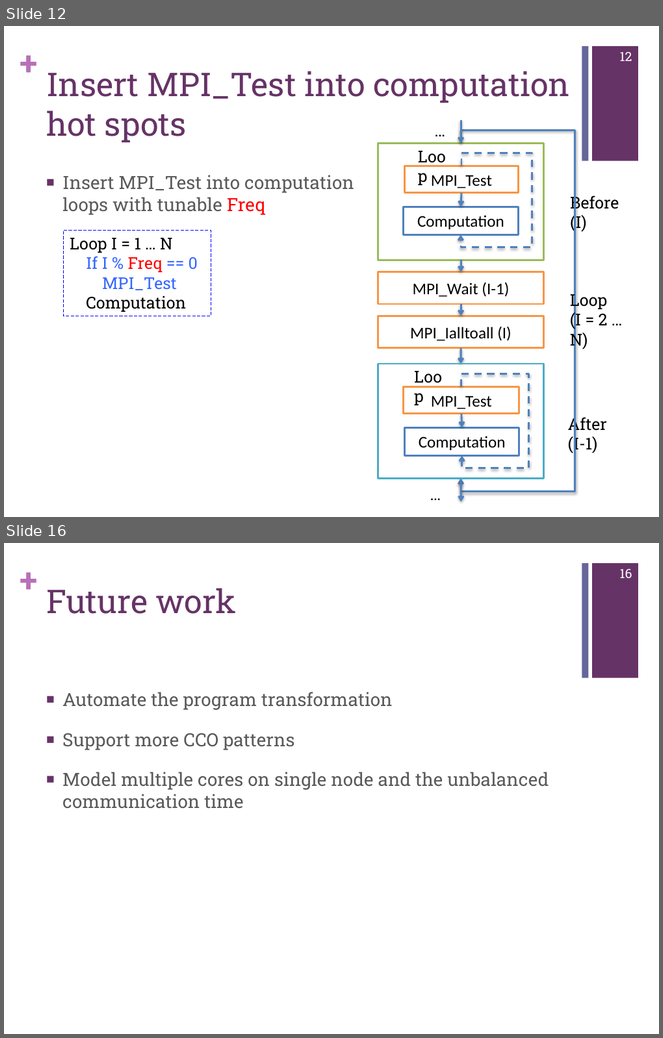
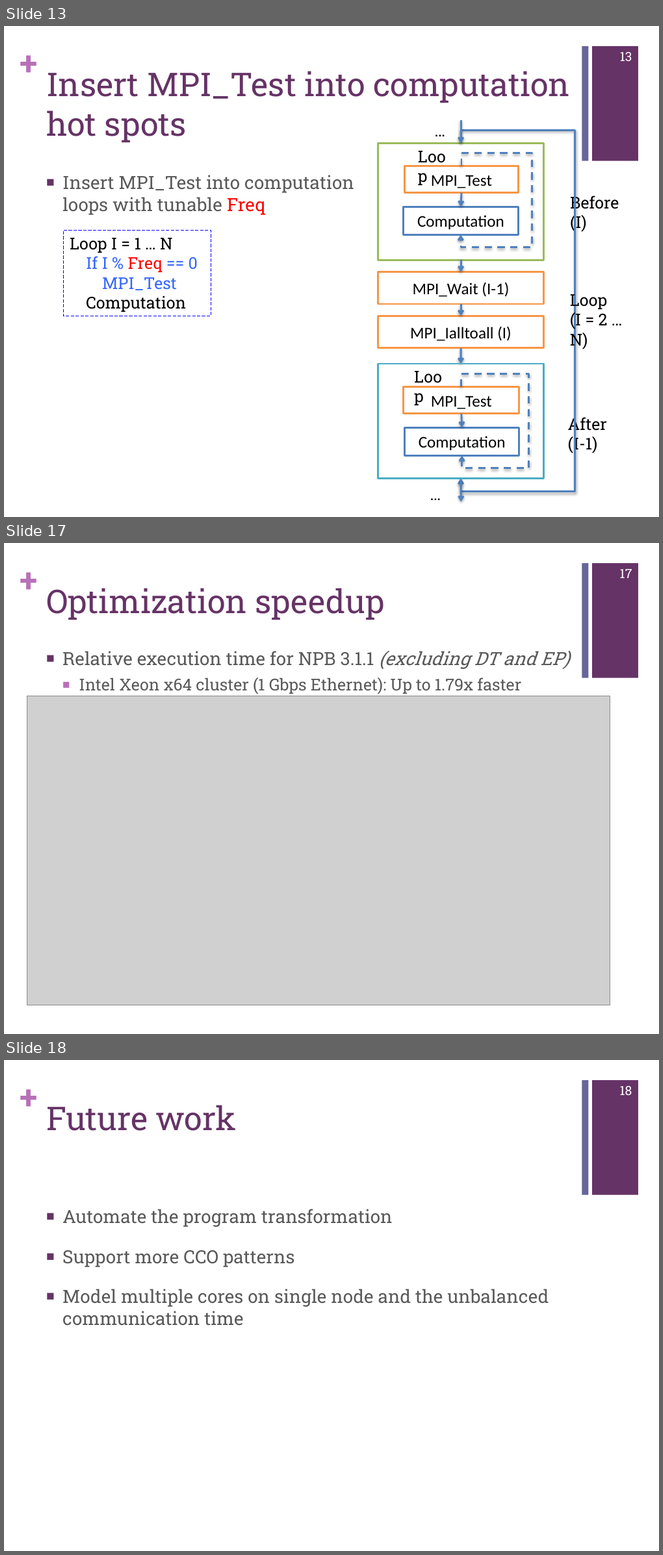
Before and after one commit to jichi-uccs/cco-paper, a slide deck: slides.pptx. Shown one above the other, each under a label of ours: slides 12 and 16 before the commit, slides 13, 17 and 18 after it; the slides between them are not shown. The pictures are 663x1038 and 663x1555 pixels, drawn with LibreOffice and Linux fonts; fonts in the diff are those of the drawing; grey boxes stand for pictures. Boxes give left, top, right and bottom in pixels: in the first picture for what was removed or moved away, otherwise in the second. Text is boxed around its words. In the diff, an @@ line names an element or a change of style, - is before the commit and + after.

```diff
--- a/slides.pptx
+++ b/slides.pptx
@@ slide 17 added at box(4, 543, 659, 1034), background #FFFFFF; not listed: 3 template elements that a slide beside it also shows @@
@@ page number added at box(620, 569, 633, 578), 14 pt, text #FFFFFF @@
+17
@@ title added at box(46, 588, 384, 620), 36 pt, text #663366 @@
+Optimization speedup
@@ text added at box(62, 651, 570, 694), 20 pt, text #595959 @@
+■ Relative execution time for NPB 3.1.1 (excluding DT and EP)
+  ■ Intel Xeon x64 cluster (1 Gbps Ethernet): Up to 1.79x faster
@@ picture added at box(27, 696, 610, 1005) @@
@@ what was slide 12 is now slide 13 @@
@@ page number at box(620, 52, 633, 61): text changed @@
-12
+13
@@ what was slide 16 is now slide 18 @@
@@ page number at box(620, 1086, 633, 1095): text changed @@
-16
+18
```
Also in this commit, not shown: 12 slides changed, 1 other slide added.
